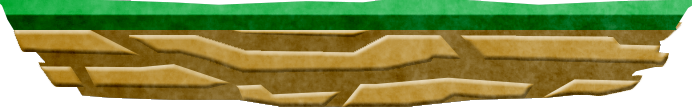
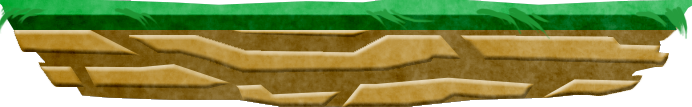
The second 692×107 image is a revision of the first. Changes to its layers:
added layer "grass" above "Layer 2" over [0, 5, 688, 40]
